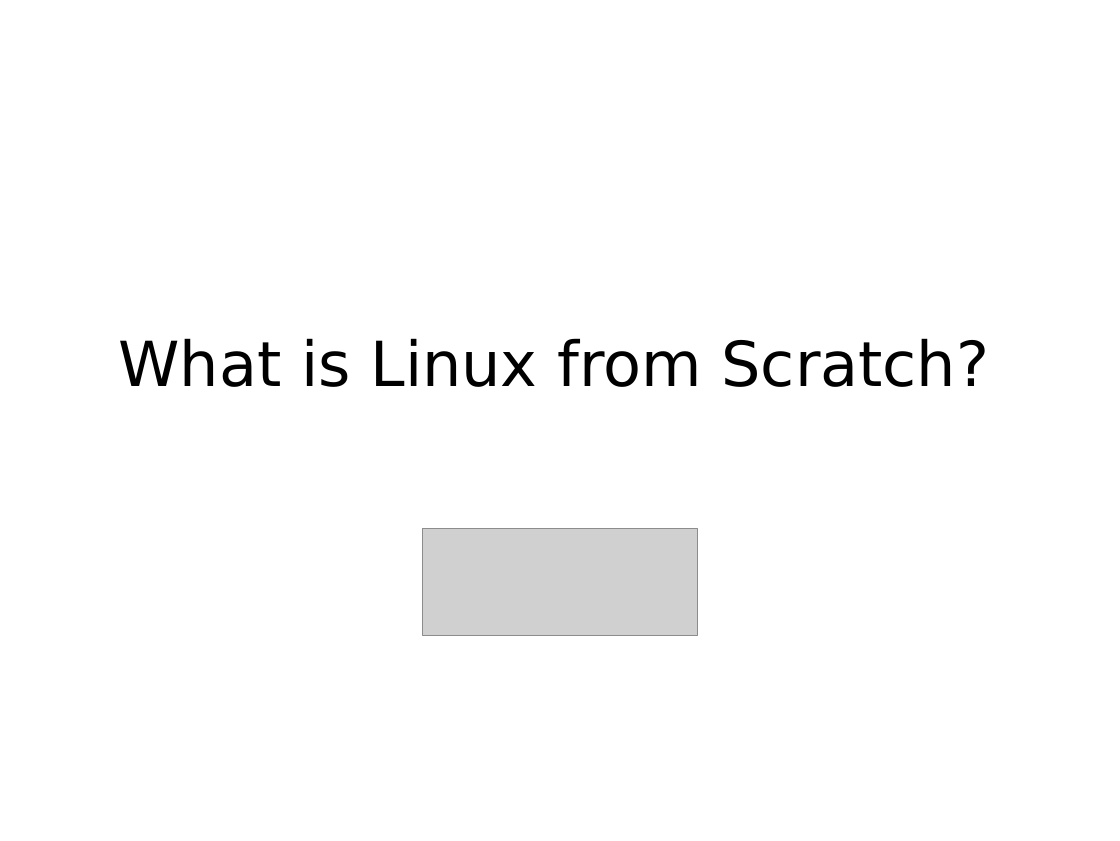
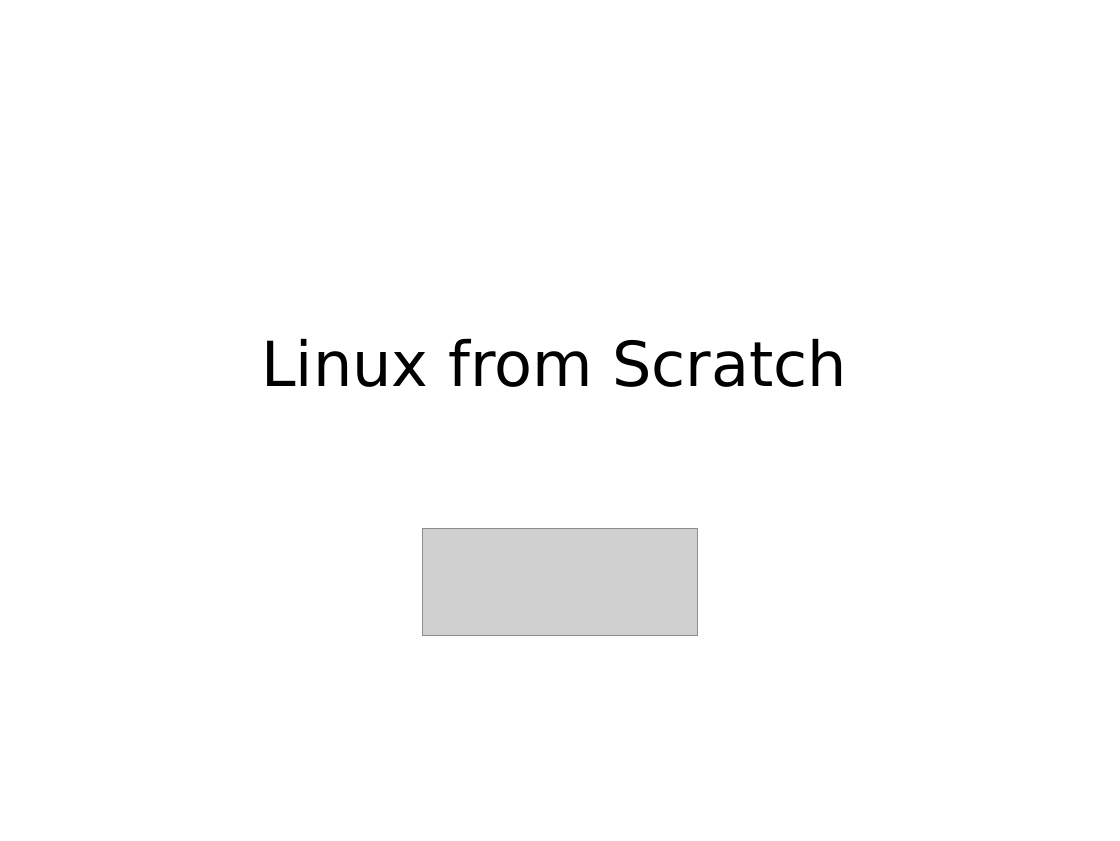
Before and after one commit to mkohler/embedded_python_presentation, a slide deck: slide 17 of embedded_python.odp. Drawn at 1120x841 pixels with LibreOffice and Linux fonts; fonts in the diff are those of the drawing; grey boxes stand for pictures. Boxes give left, top, right and bottom in pixels: in the first picture for what was removed or moved away, otherwise in the second. Text is boxed around its words. In the diff, an @@ line names an element or a change of style, - is before the commit and + after.

```diff
--- a/embedded_python.odp
+++ b/embedded_python.odp
@@ title at <box>261,338,847,387</box>: text changed @@
-What is Linux from Scratch?
+Linux from Scratch
```
Also in this commit, not shown: 1 other slide changed.
